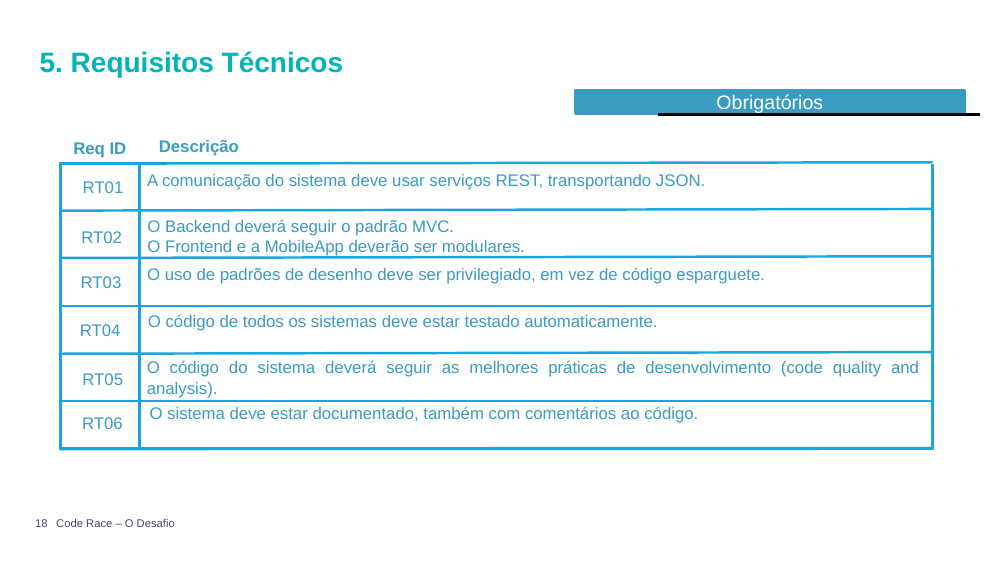
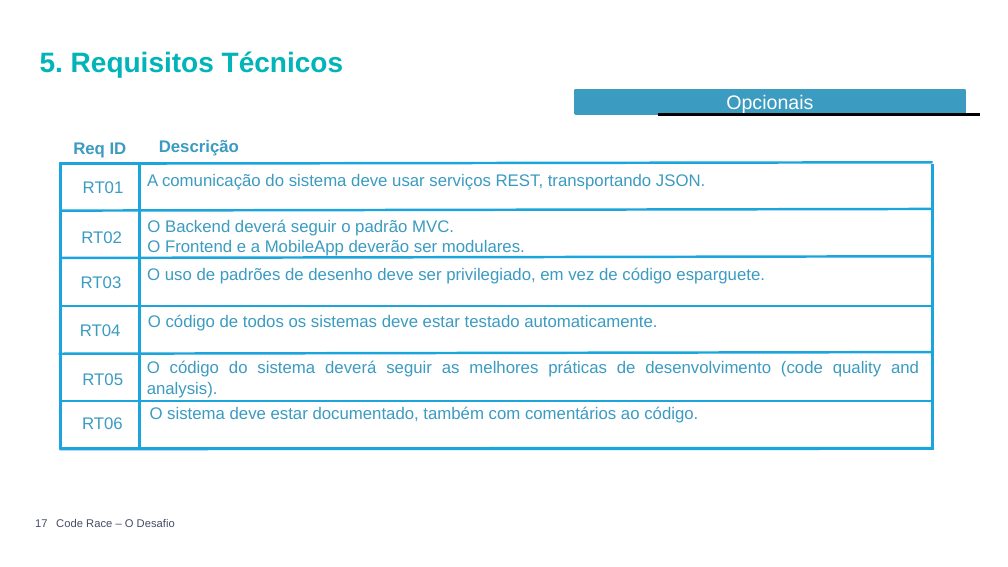
Before and after one commit to Hackathon-Altran/Docs, a slide deck: slide 17 of Challenge Presentation.PPTX (slide 18 before the commit). Drawn at 1008x567 pixels with LibreOffice and Linux fonts; fonts in the diff are those of the drawing; background and template pictures are left out. Boxes give left, top, right and bottom in pixels: in the first picture for what was removed or moved away, otherwise in the second. Text is boxed around its words. In the diff, an @@ line names an element or a change of style, - is before the commit and + after.

```diff
--- a/Challenge Presentation.PPTX
+++ b/Challenge Presentation.PPTX
@@ text in rectangle at <box>726,94,813,114</box>: text changed @@
-Obrigatórios
+Opcionais
@@ page number at <box>35,519,47,527</box>: text changed @@
-18
+17
```
Also in this commit, not shown: 2 other slides changed, 3 slides added.
